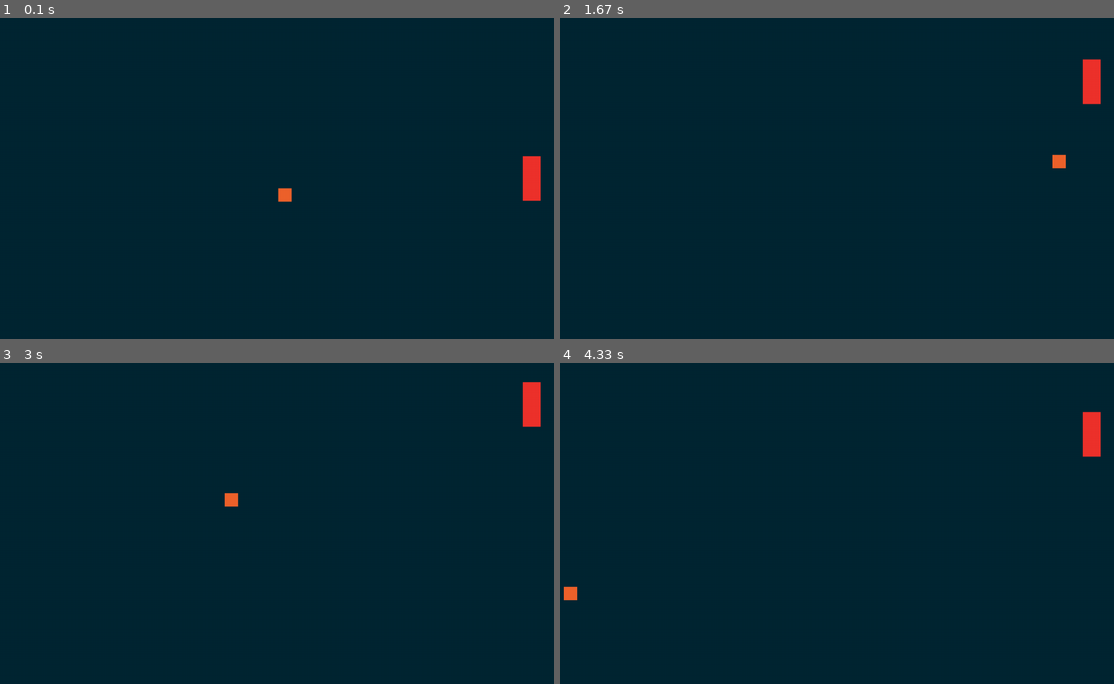
Above: before the commit, frames 1-4 (two rows, left to right).
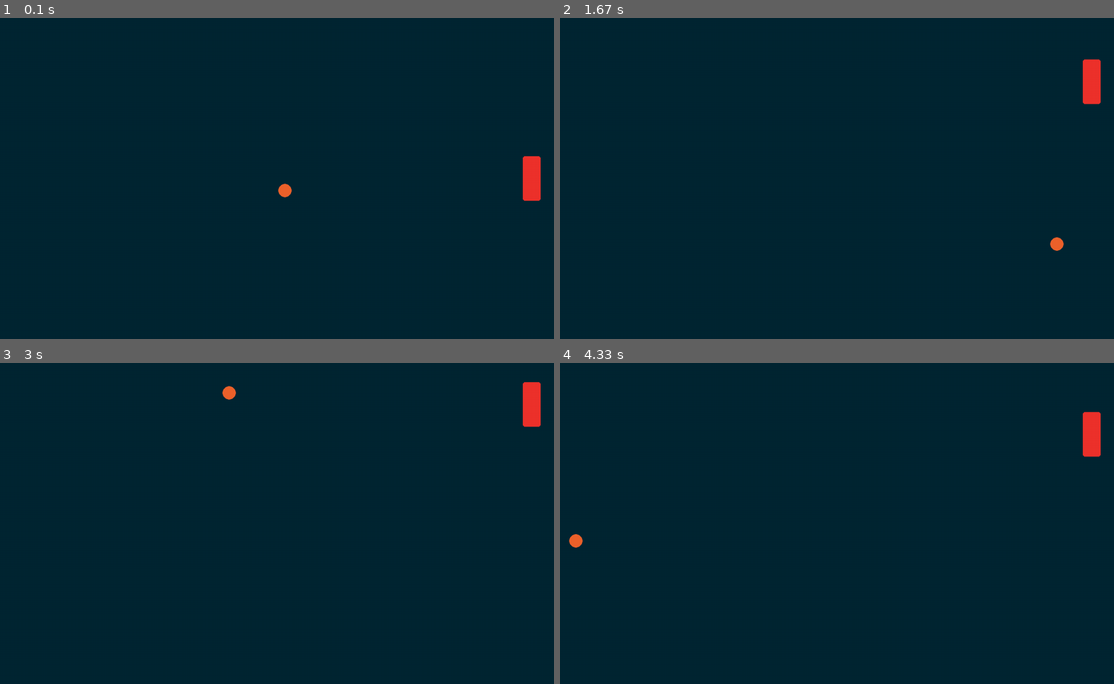
Above: after the commit, the same moments.

Repository: samincgs/pygame_projects
Game: pygame game, started from pong/code/main.py
Same seed, same stepped clock (60 frames per second), same inputs: the game is played once before the commit and once after it.
Inputs:
- Up to frame 1 (0.1 s): no input
- Up to frame 2 (1.67 s): hold Up 0.33-0.8 s; hold Down 0.83-1.13 s; hold Up 1.17-1.53 s; hold Down from 1.57 s (still down)
- Up to frame 3 (3 s): release Down at 1.93 s; hold Up 1.97-2.27 s; hold Down 2.3-2.6 s; hold Up from 2.63 s (still down)
- Up to frame 4 (4.33 s): release Up at 3 s; hold Down 3.03-3.4 s; hold Up 3.43-3.73 s; hold Down 3.77-4.07 s; hold Up from 4.1 s (still down)

The runs differ from the first frame. In frame 1, less than 0.1% of the frame differs, in the area x 50-98%, y 42-58%; in frame 2, 0.2%; in frame 3, 0.2%; in frame 4, 0.2%, in the area x 0-98%, y 15-74%.

Commit message:
added rounded edges for the paddles and made the ball a circular surface

Diff:
--- a/pong/code/main.py
+++ b/pong/code/main.py
@@ -1,6 +1,5 @@
 from settings import *
-from player import Player
-from sprites import Ball
+from sprites import *
 
 class Game:
     def __init__(self):
@@ -11,9 +10,11 @@
         self.running = True
 
         self.all_sprites = pygame.sprite.Group()
+        self.paddle_sprites = pygame.sprite.Group()
 
-        self.player = Player(POS['player'], SIZE['paddle'], self.all_sprites)
-        self.ball = Ball(SIZE['ball'], self.all_sprites)
+        self.player = Player((self.all_sprites, self.paddle_sprites))
+        self.ball = Ball(self.all_sprites, self.paddle_sprites)
+
 
     def run(self):
         while self.running:
--- a/pong/code/player.py
+++ /dev/null
@@ -1,31 +0,0 @@
-from settings import *
-
-
-class Player(pygame.sprite.Sprite):
-    def __init__(self, pos, size, groups):
-        super().__init__(groups)
-        self.image = pygame.Surface(size)
-        self.image.fill(COLORS['paddle'])
-        self.rect = self.image.get_frect(center= pos)
-
-        self.direction = 0
-        self.speed = SPEED['player']
-
-    def input(self):
-        keys = pygame.key.get_pressed()
-
-        self.direction = int(keys[pygame.K_DOWN]) - int(keys[pygame.K_UP])
-
-    def move(self, dt):
-        self.rect.y += self.direction * self.speed * dt
-
-    def collision(self):
-        if self.rect.top < 0:
-            self.rect.top = 0
-        if self.rect.bottom > WINDOW_HEIGHT:
-            self.rect.bottom = WINDOW_HEIGHT
-
-    def update(self, dt):
-        self.input()
-        self.move(dt)
-        self.collision()
--- a/pong/code/settings.py
+++ b/pong/code/settings.py
@@ -3,7 +3,7 @@
 
 WINDOW_WIDTH, WINDOW_HEIGHT = 1280, 720
 SIZE = {'paddle': (40,100), 'ball': (30,30)}
-POS = {'player': (WINDOW_WIDTH - 50, WINDOW_HEIGHT / 2), 'opponent': (50, WINDOW_HEIGHT / 2)}
+POS = {'player': (WINDOW_WIDTH - 50, WINDOW_HEIGHT / 2), 'opponent': (50, WINDOW_HEIGHT / 2), 'ball' : (WINDOW_WIDTH / 2, WINDOW_HEIGHT/ 2)}
 SPEED = {'player': 500, 'opponent': 250, 'ball': 450}
 COLORS = {
     'paddle': '#ee322c',
--- a/pong/code/sprites.py
+++ b/pong/code/sprites.py
@@ -1,23 +1,63 @@
 from settings import *
+from random import choice, uniform
 
 
+class Player(pygame.sprite.Sprite):
+    def __init__(self, groups):
+        super().__init__(groups)
+        self.image = pygame.Surface(SIZE['paddle'], pygame.SRCALPHA)
+        pygame.draw.rect(self.image, COLORS['paddle'], pygame.FRect((0, 0), (SIZE['paddle'])), 0, 5)
+        self.rect = self.image.get_frect(center= POS['player'])
+
+        self.direction = 0
+        self.speed = SPEED['player']
+
+    def get_direction(self):
+        keys = pygame.key.get_pressed()
+
+        self.direction = int(keys[pygame.K_DOWN]) - int(keys[pygame.K_UP])
+
+    def move(self, dt):
+        self.rect.y += self.direction * self.speed * dt
+        if self.rect.top < 0: self.rect.top = 0
+        if self.rect.bottom > WINDOW_HEIGHT: self.rect.bottom = WINDOW_HEIGHT
+
+
+    def update(self, dt):
+        self.get_direction()
+        self.move(dt)
+
 class Ball(pygame.sprite.Sprite):
-    def __init__(self, size, groups):
+    def __init__(self, groups, paddle_sprites):
         super().__init__(groups)
-        self.image = pygame.Surface(size)
-        self.image.fill(COLORS['ball'])
-        self.rect = self.image.get_frect(center = (WINDOW_WIDTH/ 2, WINDOW_HEIGHT/ 2))
+        self.image = pygame.Surface(SIZE['ball'], pygame.SRCALPHA)
+        pygame.draw.circle(self.image, COLORS['ball'], (SIZE['ball'][0] / 2, SIZE['ball'][1] / 2), SIZE['ball'][1] / 2)
+        self.rect = self.image.get_frect(center = POS['ball'])
 
-        self.direction = pygame.Vector2(1, 1)
+        self.direction = pygame.Vector2(choice((-1, 1)), choice((-1 , 1)) * uniform(0.7, 0.8) )
         self.speed = SPEED['ball']
 
+        self.paddle_sprites = paddle_sprites
+
+    def move(self, dt):
+        self.rect.center += self.direction * self.speed * dt
+
     def wall_collision(self):
-        if self.rect.bottom > WINDOW_HEIGHT or self.rect.top < 0:
+        if self.rect.top <=0:
+            self.rect.top = 0
             self.direction.y *= -1
-        if self.rect.right > WINDOW_WIDTH or self.rect.left < 0:
+        if self.rect.bottom >= WINDOW_HEIGHT:
+            self.rect.bottom = WINDOW_HEIGHT
+            self.direction.y *= -1
+
+        if self.rect.left <=0:
+            self.rect.left = 0
+            self.direction.x *= -1
+        if self.rect.right >= WINDOW_WIDTH:
+            self.rect.right = WINDOW_WIDTH
             self.direction.x *= -1
 
+
     def update(self, dt):
-        self.rect.center += self.direction * self.speed * dt
-
+        self.move(dt)
         self.wall_collision()
